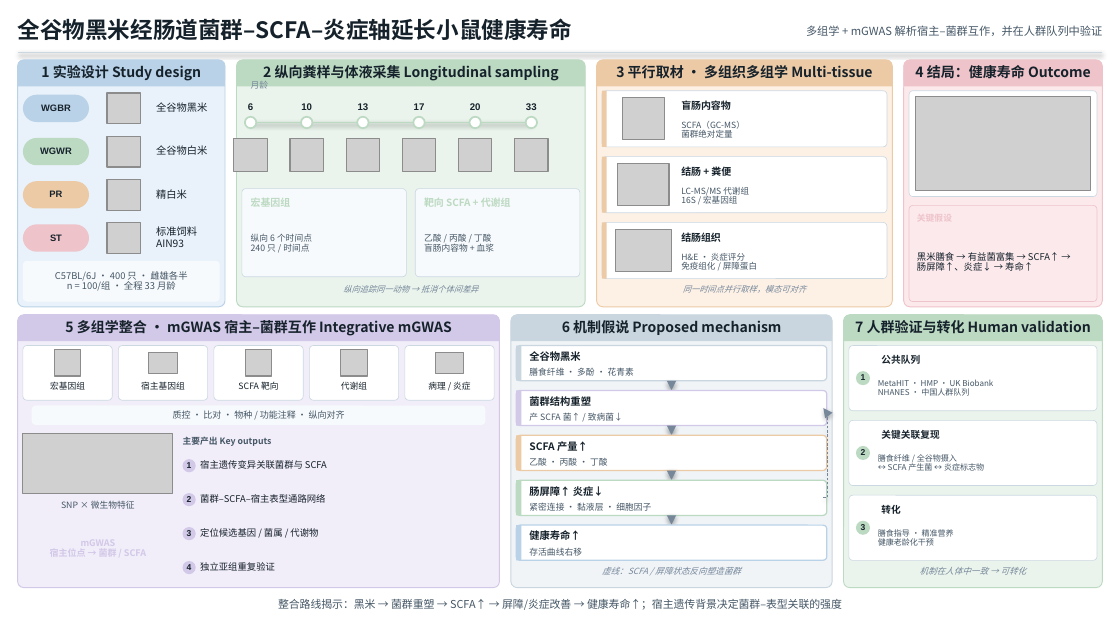
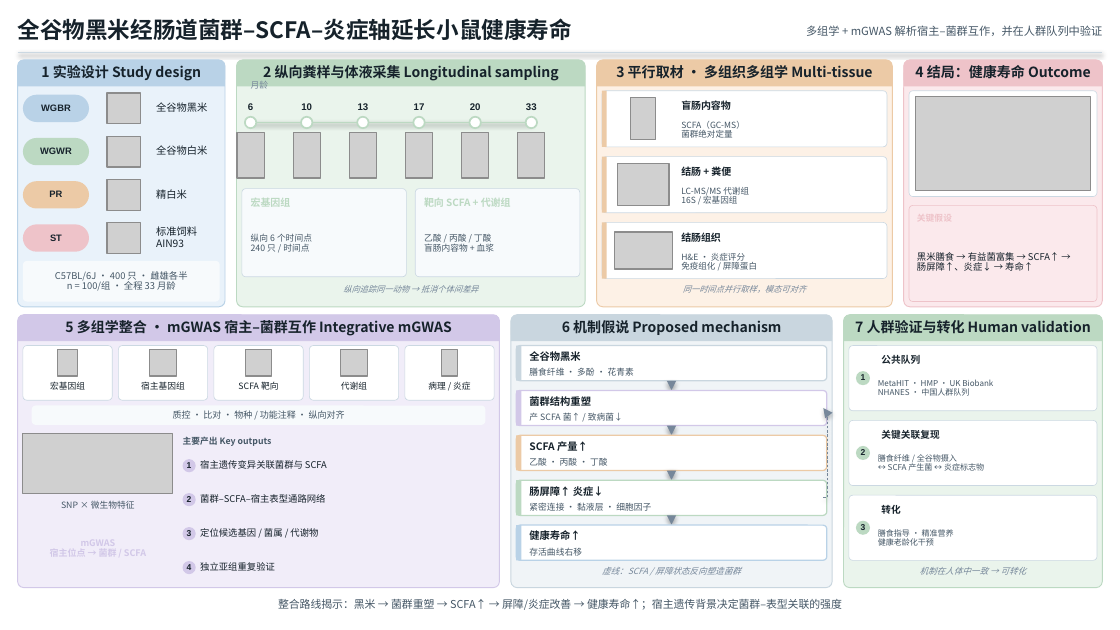
Before and after one commit to lxwang98/dsh-preset-tech-route, a slide deck: slide 1 of skills/tech-route-atlas/examples/black-rice-route.pptx. Drawn at 1120x630 pixels with LibreOffice and Linux fonts; fonts in the diff are those of the drawing; grey boxes stand for pictures. Boxes give left, top, right and bottom in pixels: in the first picture for what was removed or moved away, otherwise in the second. Text is boxed around its words. In the diff, an @@ line names an element or a change of style, - is before the commit and + after.

```diff
--- a/skills/tech-route-atlas/examples/black-rice-route.pptx
+++ b/skills/tech-route-atlas/examples/black-rice-route.pptx
@@ picture: place and size @@
-picture at <box>623,97,665,140</box>
+picture at <box>631,97,655,140</box>
@@ picture: place and size @@
-picture at <box>234,139,268,172</box>
+picture at <box>237,132,264,178</box>
@@ picture: place and size @@
-picture at <box>290,139,324,172</box>
+picture at <box>293,132,320,178</box>
@@ picture: place and size @@
-picture at <box>346,139,380,172</box>
+picture at <box>349,132,376,178</box>
@@ picture: place and size @@
-picture at <box>402,139,436,172</box>
+picture at <box>405,132,432,178</box>
@@ picture: place and size @@
-picture at <box>458,139,492,172</box>
+picture at <box>461,132,488,178</box>
@@ picture: place and size @@
-picture at <box>514,139,548,172</box>
+picture at <box>517,132,544,178</box>
@@ picture: place and size @@
-picture at <box>55,349,82,376</box>
+picture at <box>57,349,77,376</box>
@@ picture: place and size @@
-picture at <box>149,353,177,374</box>
+picture at <box>150,349,177,376</box>
@@ picture: place and size @@
-picture at <box>436,353,464,374</box>
+picture at <box>441,349,457,376</box>
```
Also in this commit, not shown: 18 other files.
